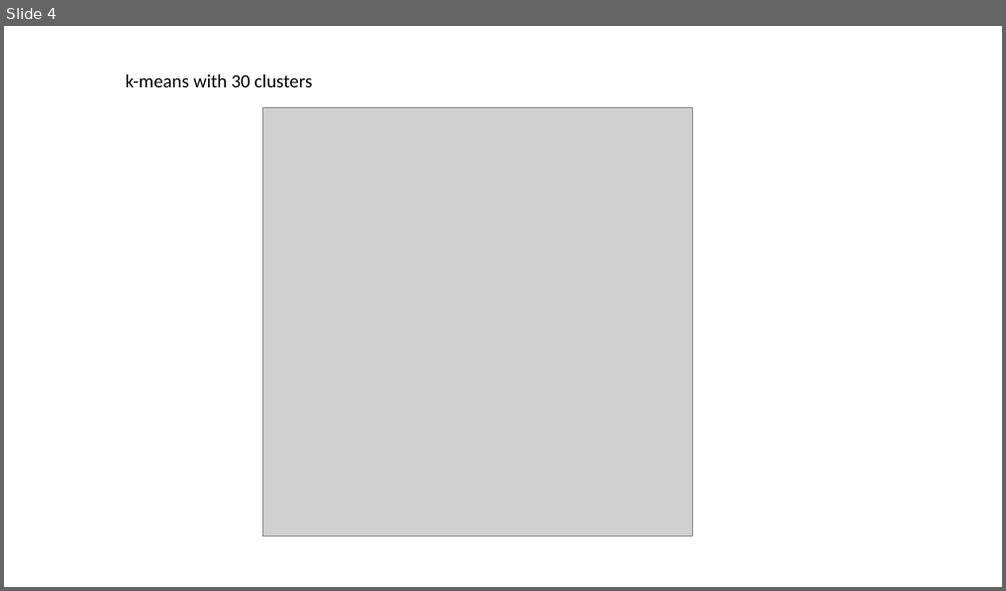
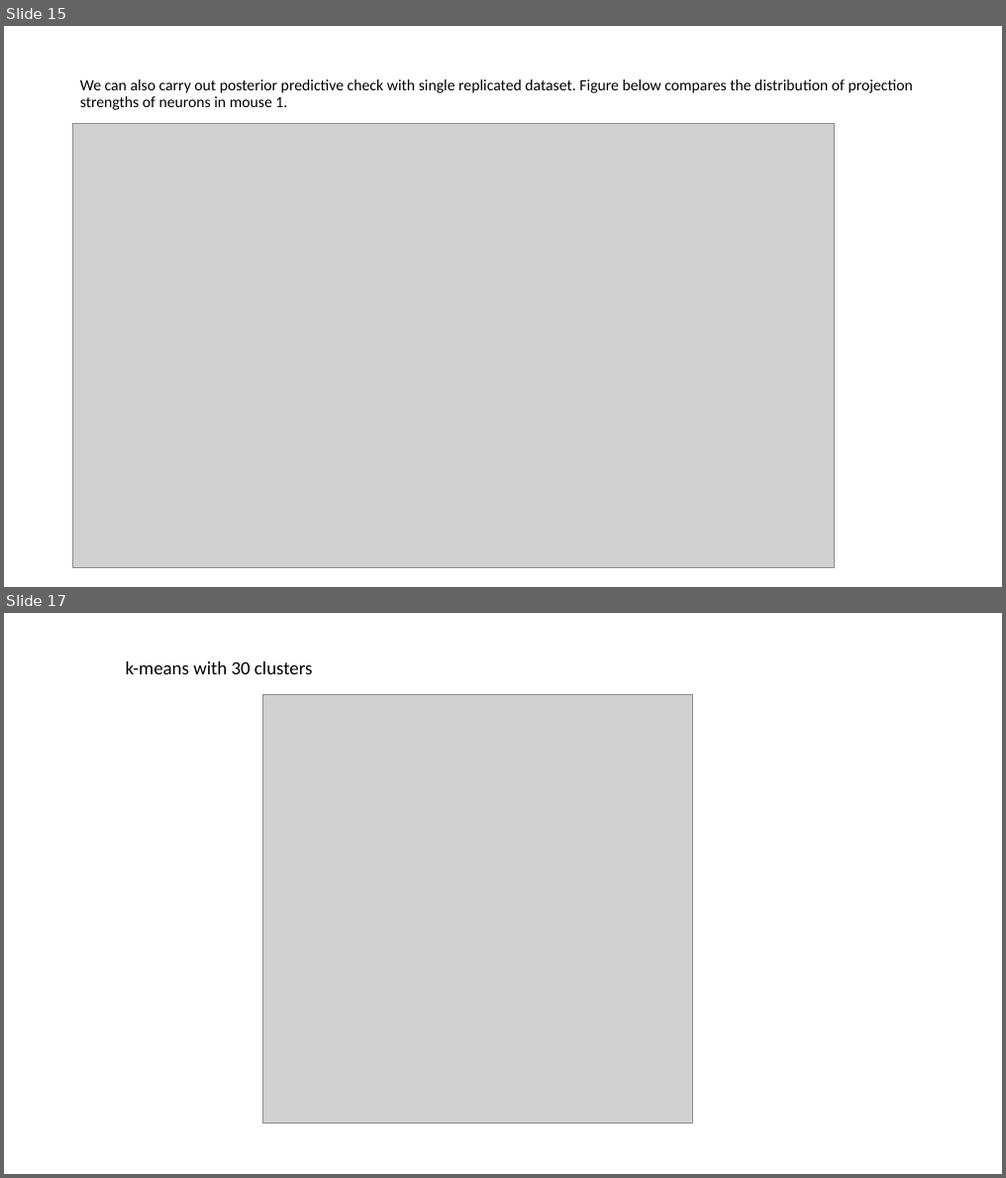
Before and after one commit to jinluliu550/MAPseq_analysis, a slide deck: jinlu/EC.pptx. Shown one above the other, each under a label of ours: slide 4 before the commit, slides 15 and 17 after it; the slides between them are not shown. The pictures are 1006x591 and 1006x1178 pixels, drawn with LibreOffice and Linux fonts; fonts in the diff are those of the drawing; grey boxes stand for pictures. Boxes give left, top, right and bottom in pixels: in the first picture for what was removed or moved away, otherwise in the second. Text is boxed around its words. In the diff, an @@ line names an element or a change of style, - is before the commit and + after.

```diff
--- a/jinlu/EC.pptx
+++ b/jinlu/EC.pptx
@@ slide 15 added at [4, 26, 1002, 587], background #FFFFFF @@
@@ title added at [80, 79, 913, 110], 15 pt, text #000000 @@
+We can also carry out posterior predictive check with single replicated dataset. Figure below compares the distribution of projection strengths of neurons in mouse 1.
@@ picture added at [73, 123, 835, 568] @@
@@ what was slide 4 is now slide 17 @@
```
Also in this commit, not shown: 18 other slides added, 3 slides removed, 25 other files.
